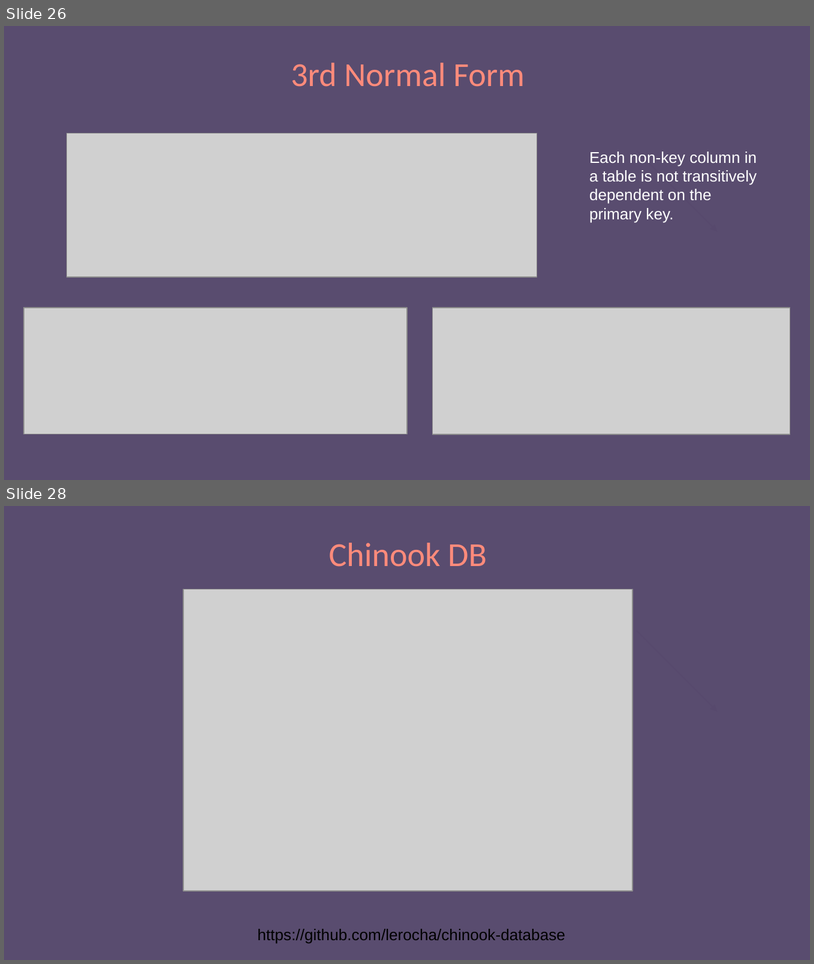
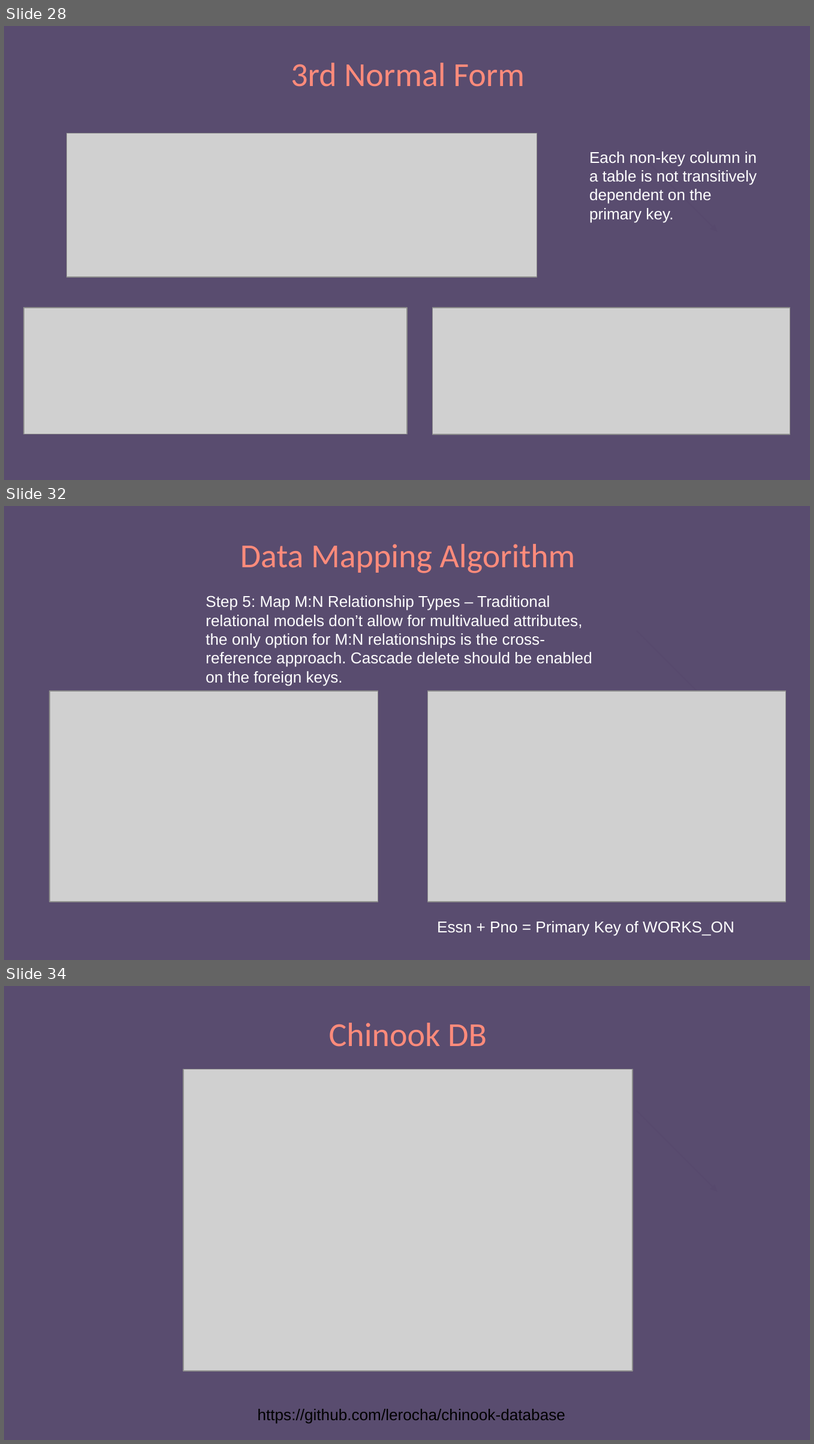
Before and after one commit to 250407-NET-FS/other-trainer-code, a slide deck: Resources-Notes-Ppts/SQL/SQL.pptx. Shown one above the other, each under a label of ours: slides 26 and 28 before the commit, slides 28, 32 and 34 after it; the slides between them are not shown. The pictures are 814x964 and 814x1444 pixels, drawn with LibreOffice and Linux fonts; fonts in the diff are those of the drawing; grey boxes stand for pictures. Boxes give left, top, right and bottom in pixels: in the first picture for what was removed or moved away, otherwise in the second. Text is boxed around its words. In the diff, an @@ line names an element or a change of style, - is before the commit and + after.

```diff
--- a/Resources-Notes-Ppts/SQL/SQL.pptx
+++ b/Resources-Notes-Ppts/SQL/SQL.pptx
@@ slide 32 added at bbox=[4, 506, 810, 960], background #594C6F @@
@@ title added at bbox=[240, 544, 576, 573], 30 pt, text #FF8B7B @@
+Data Mapping Algorithm
@@ text added at bbox=[206, 595, 593, 686], 14 pt, text #FFFFFF @@
+Step 5: Map M:N Relationship Types – Traditional relational models don’t allow for multivalued attributes, the only option for M:N relationships is the cross-reference approach. Cascade delete should be enabled on the foreign keys.
@@ arrow added from (637, 631) to (717, 712), #57496D 0.75 pt @@
@@ picture added at bbox=[50, 691, 378, 901] @@
@@ picture added at bbox=[428, 691, 787, 901] @@
@@ text added at bbox=[437, 921, 735, 936], 14 pt, text #FFFFFF @@
+Essn + Pno = Primary Key of WORKS_ON
@@ what was slide 26 is now slide 28 @@
@@ what was slide 28 is now slide 34 @@
```
Also in this commit, not shown: 2 slides changed, 5 other slides added.
